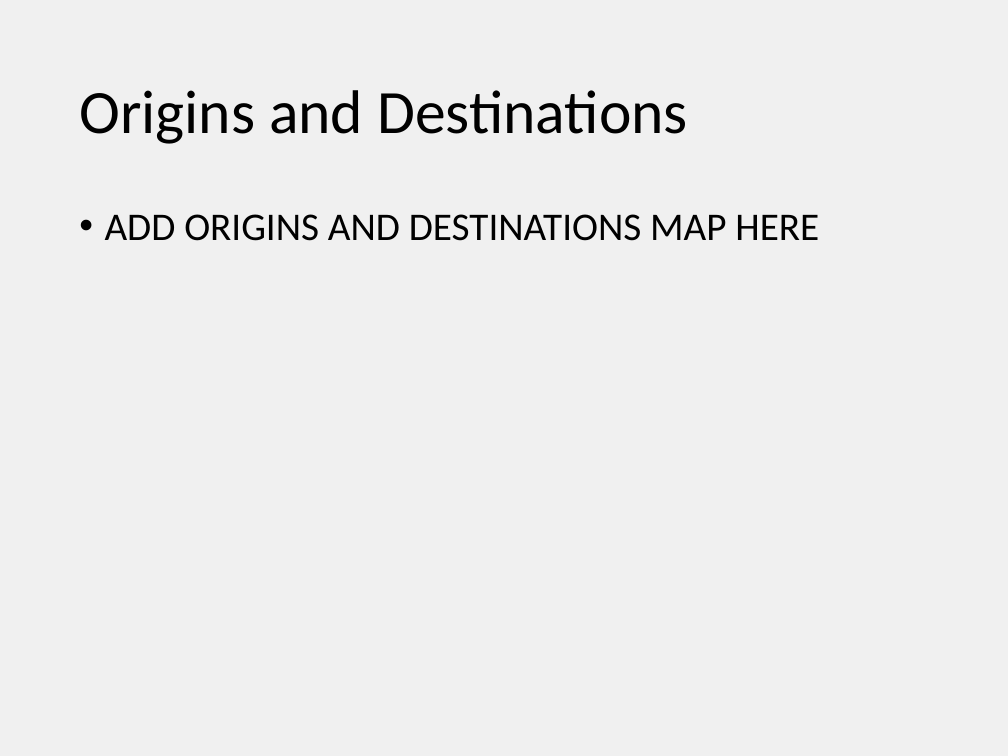
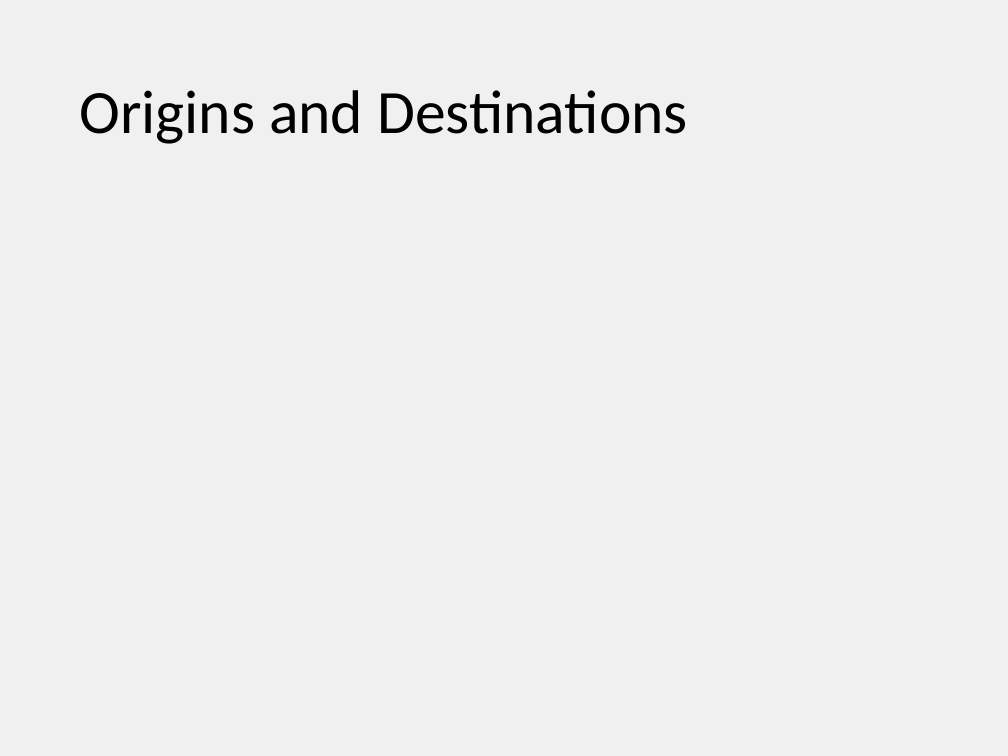
Before and after one commit to docmarionum1/dollarvans_report, a slide deck: slide 8 of Dollar Van Talk.pptx. Drawn at 1008x756 pixels with LibreOffice and Linux fonts; fonts in the diff are those of the drawing; background and template pictures are left out. Boxes give left, top, right and bottom in pixels: in the first picture for what was removed or moved away, otherwise in the second. Text is boxed around its words. In the diff, an @@ line names an element or a change of style, - is before the commit and + after.

```diff
--- a/Dollar Van Talk.pptx
+++ b/Dollar Van Talk.pptx
@@ text removed at (105,214,819,241) @@
-• ADD ORIGINS AND DESTINATIONS MAP HERE
```
Also in this commit, not shown: 2 other slides changed, 5 other files.
